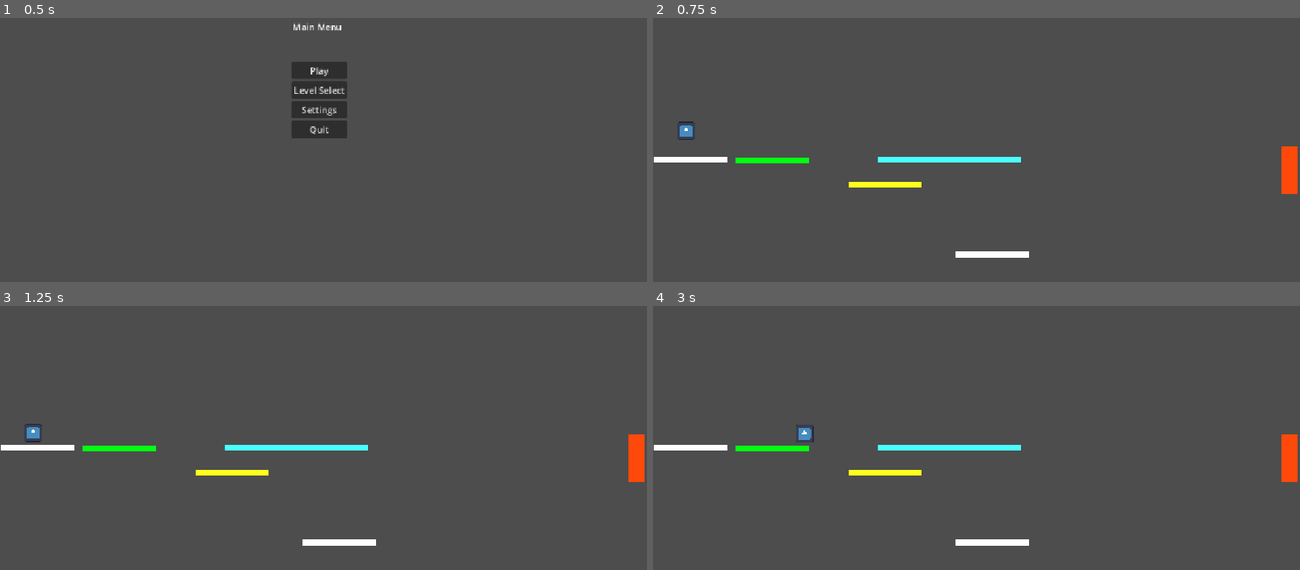
Above: before the commit, frames 1-4 (two rows, left to right).
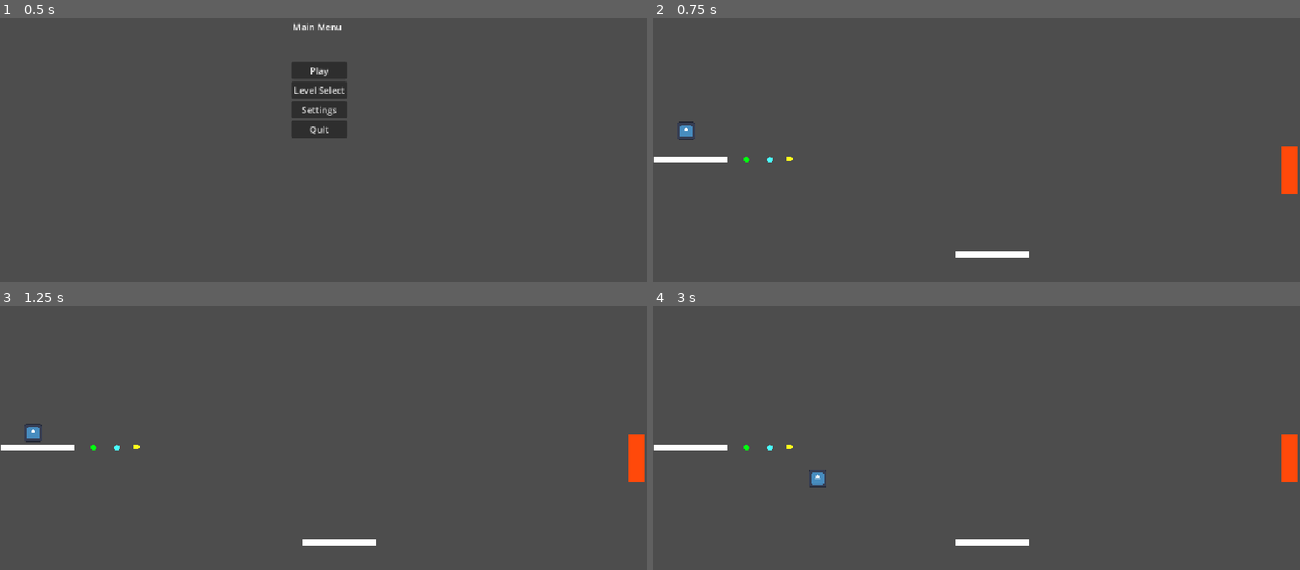
Above: after the commit, the same moments.

Repository: Cayuga007/summer-summit-2026
Game: Godot game, scene res://UI/Main_menu.tscn
Two runs of this game, one before a commit and one after it. Both use one fixed random seed, a clock stepped at 60 frames per second and the inputs below. The engine's default icon, where the game draws it, is replaced by a stand-in: a white triangle on a blue panel in a dark square.
Inputs (mouse positions are in pixels of both pictures, inside the frame that each line leads up to):
- Up to frame 1 (0.5 s): no input
- Up to frame 2 (0.75 s): click "Play" at 0.5 s
- Up to frame 3 (1.25 s): no input
- Up to frame 4 (3 s): tap Enter at 1.25 s; move the mouse to (1118, 443) at 1.27 s; hold D (right) 1.28-2.78 s; click (1118, 443) at 1.42 s; tap Space (jump) at 1.52, 2.27 s; move the mouse to (847, 477) at 2.02 s; move the mouse to (1041, 379) at 2.77 s; hold A (left) from 2.78 s (still down)

Frame 1 is identical in both runs. In frame 2, 0.9% of the frame differs, in the area x 12-57%, y 52-65%; in frame 3, 0.9%; in frame 4, 1.2%, in the area x 12-57%, y 44-69%.

Commit message:
made all the platforms circle

Diff:
--- a/Levels/Level_1.tscn
+++ b/Levels/Level_1.tscn
@@ -45,12 +45,11 @@
 [node name="VictoryDoor" parent="." unique_id=619035289 instance=ExtResource("3_nl7va")]
 position = Vector2(2267, 249)
 
-[node name="IcePlatform" parent="." unique_id=1287491701 instance=ExtResource("6_ntpbt")]
-position = Vector2(1054, 212)
-scale = Vector2(25.320004, 1)
-
 [node name="Platform2" parent="." unique_id=1123089830 instance=ExtResource("7_43ny2")]
-position = Vector2(825, 304)
+position = Vector2(485, 210)
 
 [node name="GravityPlatform" parent="." unique_id=1574595770 instance=ExtResource("8_uq0sc")]
-position = Vector2(424, 216)
+position = Vector2(332, 213)
+
+[node name="IcePlatform" parent="." unique_id=1287491701 instance=ExtResource("6_ntpbt")]
+position = Vector2(416, 214)
--- a/platforms/GravityPlatform.tscn
+++ b/platforms/GravityPlatform.tscn
@@ -2,31 +2,29 @@
 
 [ext_resource type="Script" uid="uid://w3j2k1hy1uyi" path="res://Scripts/gravity_platform.gd" id="1_621p3"]
 
-[sub_resource type="RectangleShape2D" id="RectangleShape2D_1v8no"]
-size = Vector2(20, 23)
+[sub_resource type="CircleShape2D" id="CircleShape2D_7q2t7"]
+radius = 11.0
 
-[sub_resource type="RectangleShape2D" id="RectangleShape2D_5ajho"]
+[sub_resource type="CircleShape2D" id="CircleShape2D_wnu83"]
 
-[sub_resource type="BoxMesh" id="BoxMesh_mi635"]
+[sub_resource type="SphereMesh" id="SphereMesh_tuo1d"]
 
 [node name="GravityPlatform" type="StaticBody2D" unique_id=1487216132]
 modulate = Color(0, 1, 0.5764706, 1)
-scale = Vector2(13, 1)
 script = ExtResource("1_621p3")
 
 [node name="Area2D" type="Area2D" parent="." unique_id=1910353142]
 
 [node name="CollisionShape2D" type="CollisionShape2D" parent="Area2D" unique_id=109906355]
-position = Vector2(0, -1.5)
-shape = SubResource("RectangleShape2D_1v8no")
+shape = SubResource("CircleShape2D_7q2t7")
 
 [node name="CollisionShape2D" type="CollisionShape2D" parent="." unique_id=282006335]
-shape = SubResource("RectangleShape2D_5ajho")
+shape = SubResource("CircleShape2D_wnu83")
 
 [node name="MeshInstance2D" type="MeshInstance2D" parent="." unique_id=2135289451]
 modulate = Color(1, 1, 0.10980392, 1)
 scale = Vector2(20, 20)
-mesh = SubResource("BoxMesh_mi635")
+mesh = SubResource("SphereMesh_tuo1d")
 
 [connection signal="body_entered" from="Area2D" to="." method="_on_area_2d_body_entered"]
 [connection signal="body_exited" from="Area2D" to="." method="_on_area_2d_body_exited"]
--- a/platforms/IcePlatform.tscn
+++ b/platforms/IcePlatform.tscn
@@ -2,30 +2,28 @@
 
 [ext_resource type="Script" uid="uid://wu3xlcevoe00" path="res://Scripts/ice_platform.gd" id="1_7q2t7"]
 
-[sub_resource type="RectangleShape2D" id="RectangleShape2D_5ajho"]
+[sub_resource type="CircleShape2D" id="CircleShape2D_sgw1c"]
 
-[sub_resource type="BoxMesh" id="BoxMesh_mi635"]
+[sub_resource type="SphereMesh" id="SphereMesh_0y20v"]
 
-[sub_resource type="RectangleShape2D" id="RectangleShape2D_1v8no"]
-size = Vector2(20, 23)
+[sub_resource type="CircleShape2D" id="CircleShape2D_jdrh6"]
+radius = 11.0
 
 [node name="IcePlatform" type="StaticBody2D" unique_id=1287491701]
 modulate = Color(0.2901961, 1, 1, 1)
-scale = Vector2(27.92, 1)
 script = ExtResource("1_7q2t7")
 
 [node name="CollisionShape2D" type="CollisionShape2D" parent="." unique_id=117430617]
-shape = SubResource("RectangleShape2D_5ajho")
+shape = SubResource("CircleShape2D_sgw1c")
 
 [node name="MeshInstance2D" type="MeshInstance2D" parent="." unique_id=362814123]
 scale = Vector2(20, 20)
-mesh = SubResource("BoxMesh_mi635")
+mesh = SubResource("SphereMesh_0y20v")
 
 [node name="Area2D" type="Area2D" parent="." unique_id=410504733]
 
 [node name="CollisionShape2D" type="CollisionShape2D" parent="Area2D" unique_id=1900512911]
-position = Vector2(0, -1.5)
-shape = SubResource("RectangleShape2D_1v8no")
+shape = SubResource("CircleShape2D_jdrh6")
 
 [connection signal="body_entered" from="Area2D" to="." method="_on_area_2d_body_entered"]
 [connection signal="body_exited" from="Area2D" to="." method="_on_area_2d_body_exited"]
--- a/platforms/JumpPlatform.tscn
+++ b/platforms/JumpPlatform.tscn
@@ -2,30 +2,30 @@
 
 [ext_resource type="Script" uid="uid://co4nr1wrjd3t7" path="res://Scripts/jump_platform.gd" id="1_bounce"]
 
-[sub_resource type="RectangleShape2D" id="RectangleShape2D_1v8no"]
-size = Vector2(20, 23)
+[sub_resource type="CircleShape2D" id="CircleShape2D_wnu83"]
+radius = 11.011357
 
-[sub_resource type="RectangleShape2D" id="RectangleShape2D_5ajho"]
+[sub_resource type="CircleShape2D" id="CircleShape2D_7q2t7"]
 
-[sub_resource type="BoxMesh" id="BoxMesh_mi635"]
+[sub_resource type="SphereMesh" id="SphereMesh_tuo1d"]
 
 [node name="JumpPlatform" type="StaticBody2D" unique_id=1487216132]
-scale = Vector2(13, 1)
 script = ExtResource("1_bounce")
 
 [node name="Area2D" type="Area2D" parent="." unique_id=1910353142]
+position = Vector2(0, 1)
 
 [node name="CollisionShape2D" type="CollisionShape2D" parent="Area2D" unique_id=109906355]
-position = Vector2(0, -1.5)
-shape = SubResource("RectangleShape2D_1v8no")
+position = Vector2(0, -1)
+shape = SubResource("CircleShape2D_wnu83")
 
 [node name="CollisionShape2D" type="CollisionShape2D" parent="." unique_id=282006335]
-shape = SubResource("RectangleShape2D_5ajho")
+shape = SubResource("CircleShape2D_7q2t7")
 
 [node name="MeshInstance2D" type="MeshInstance2D" parent="." unique_id=2135289451]
 modulate = Color(1, 1, 0.10980392, 1)
 scale = Vector2(20, 20)
-mesh = SubResource("BoxMesh_mi635")
+mesh = SubResource("SphereMesh_tuo1d")
 
 [connection signal="body_entered" from="Area2D" to="." method="_on_area_2d_body_entered"]
 [connection signal="body_exited" from="Area2D" to="." method="_on_area_2d_body_exited"]
